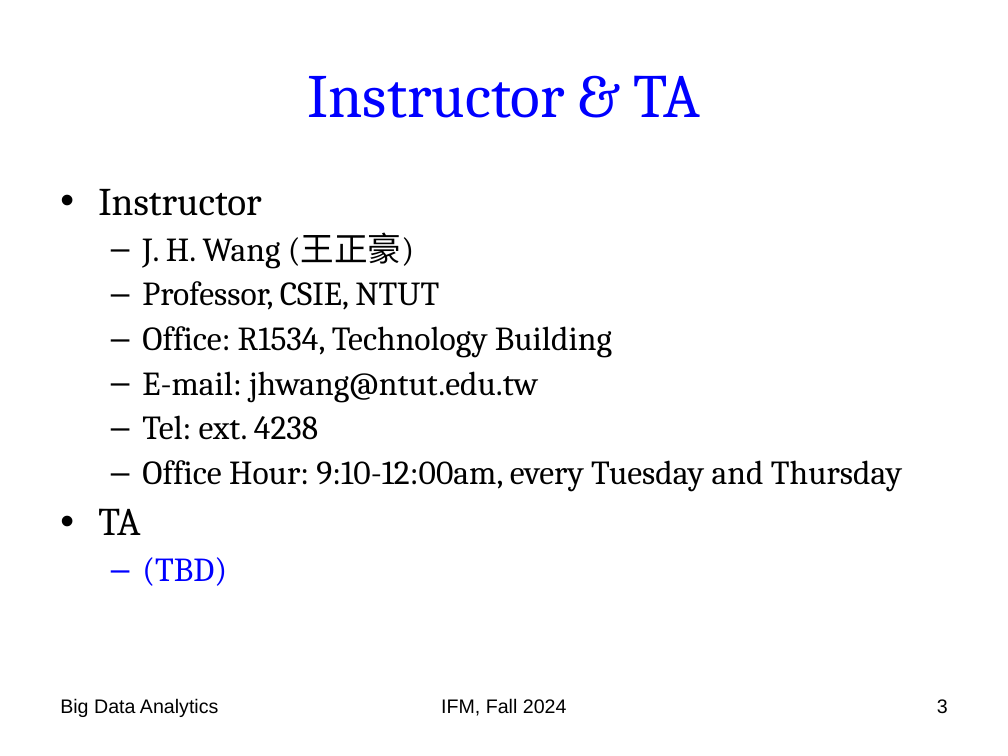
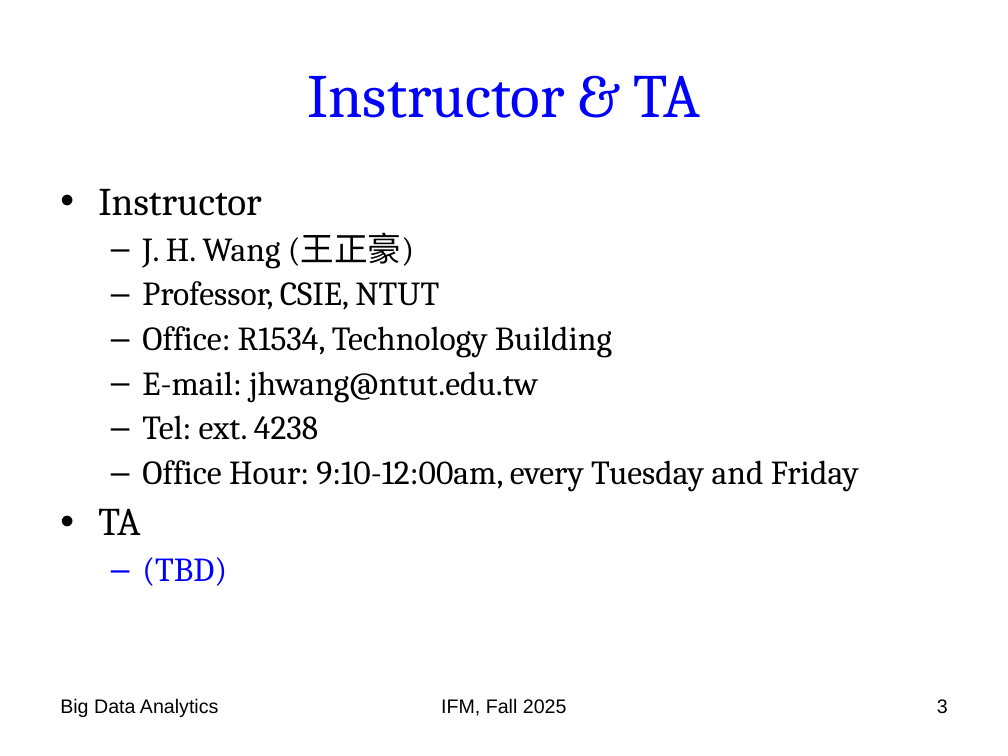
Before and after one commit to chriswjh/chriswjh.github.io, a slide deck: slide 3 of BDA_IFM/00-overview.ppt. Drawn at 1008x756 pixels with LibreOffice and Linux fonts; fonts in the diff are those of the drawing. Boxes give left, top, right and bottom in pixels: in the first picture for what was removed or moved away, otherwise in the second. Text is boxed around its words. In the diff, an @@ line names an element or a change of style, - is before the commit and + after.

```diff
--- a/BDA_IFM/00-overview.ppt
+++ b/BDA_IFM/00-overview.ppt
@@ text at [142, 460, 859, 492]: text changed @@
-  – Office Hour: 9:10-12:00am, every Tuesday and Thursday
+  – Office Hour: 9:10-12:00am, every Tuesday and Friday
@@ text at [441, 698, 567, 716]: text changed @@
-IFM, Fall 2024
+IFM, Fall 2025
```
Also in this commit, not shown: 23 other slides changed.
